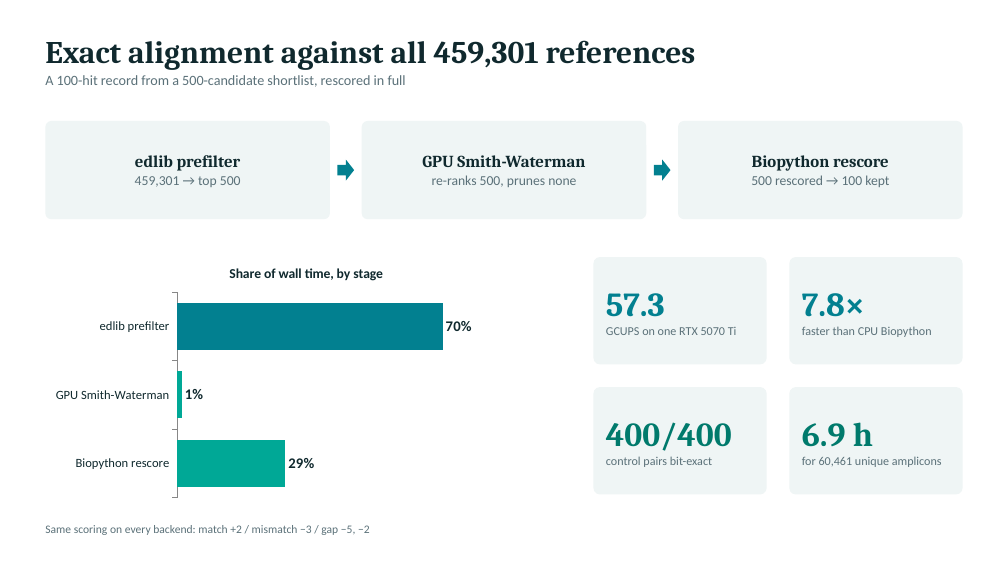
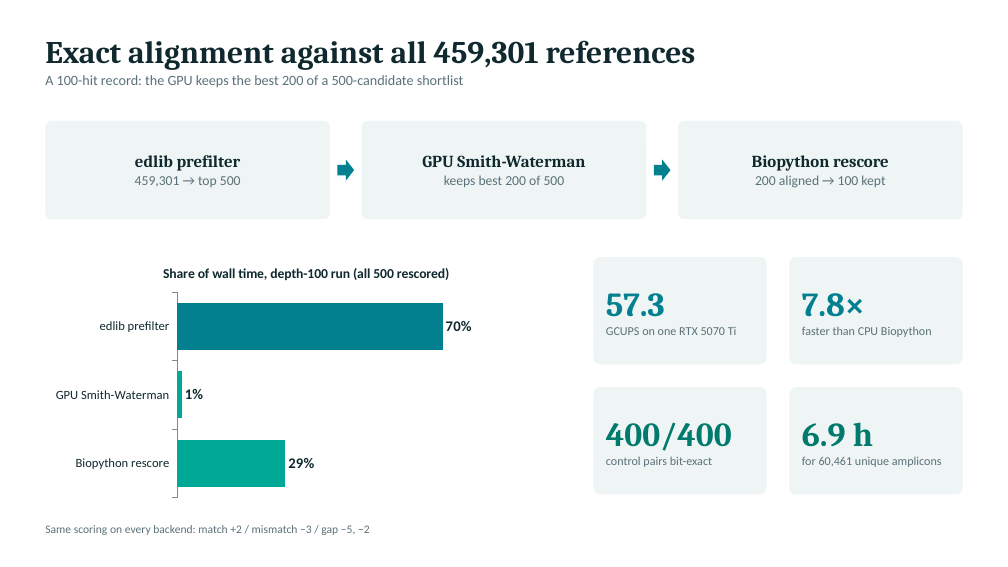
Before and after one commit to freiburgermsu/prFBA, a slide deck: slide 4 of presentations/prFBA_updates_2026-10.pptx. Drawn at 1008x567 pixels with LibreOffice and Linux fonts; fonts in the diff are those of the drawing. Boxes give left, top, right and bottom in pixels: in the first picture for what was removed or moved away, otherwise in the second. Text is boxed around its words. In the diff, an @@ line names an element or a change of style, - is before the commit and + after.

```diff
--- a/presentations/prFBA_updates_2026-10.pptx
+++ b/presentations/prFBA_updates_2026-10.pptx
@@ text at bbox=[45, 75, 464, 88]: text changed @@
-A 100-hit record from a 500-candidate shortlist, rescored in full
+A 100-hit record: the GPU keeps the best 200 of a 500-candidate shortlist
@@ text in rounded rectangle at bbox=[444, 175, 565, 187]: text changed @@
-re-ranks 500, prunes none
+keeps best 200 of 500
@@ text in rounded rectangle at bbox=[755, 175, 885, 188]: text changed @@
-500 rescored → 100 kept
+200 aligned → 100 kept
@@ bar chart at bbox=[45, 253, 567, 503] @@
@@ title "Share of wall time, by stage" to "Share of wall time, depth-100 run (all 500 rescored)" @@
```
Also in this commit, not shown: 7 other files.
